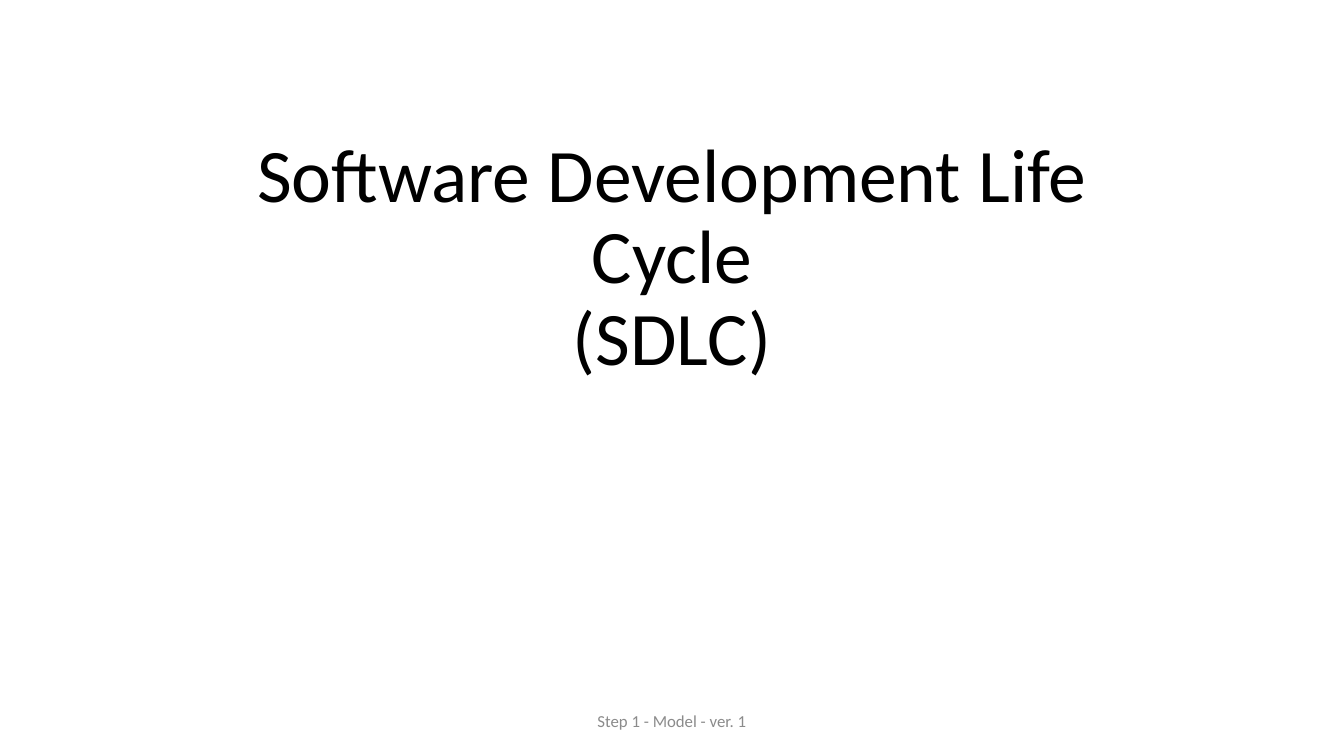
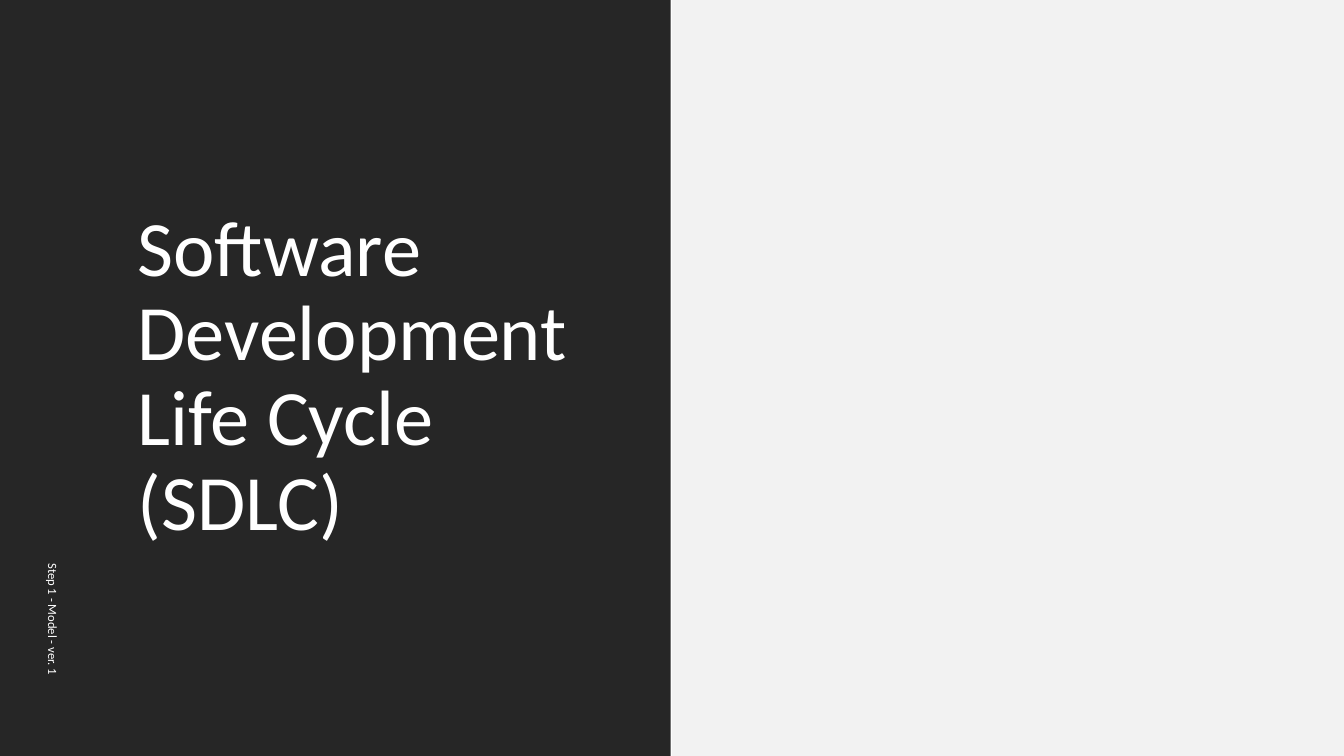
Before and after one commit to ext4dmin/DevOps-Mentorship, a slide deck: slide 3 of Step1-Model_presentation.pptx (slide 1 before the commit). Drawn at 1344x756 pixels with LibreOffice and Linux fonts; fonts in the diff are those of the drawing. Boxes give left, top, right and bottom in pixels: in the first picture for what was removed or moved away, otherwise in the second. Text is boxed around its words. In the diff, an @@ line names an element or a change of style, - is before the commit and + after.

Commit message:
Step 1. Model. <before editing>

```diff
--- a/Step1-Model_presentation.pptx
+++ b/Step1-Model_presentation.pptx
@@ rectangle added at (0,0,670,756), fill #262626 @@
@@ rectangle added at (673,0,1344,756), fill #F2F2F2 @@
@@ title "Software Development Life Cycle (SDLC)": place and size @@
-title "Software Development Life Cycle (SDLC)" at (257,149,1086,376)
+title "Software Development Life Cycle (SDLC)" at (137,222,566,541)
@@ title "Software Development Life Cycle (SDLC)" at (137,222,566,541): size 54 to 56 pt, text colour #000000 to #FFFFFF; alignment centre to left; vertical alignment bottom to middle @@
@@ text "Step 1 - Model - ...": place and size @@
-text "Step 1 - Model - ..." at (597,715,746,730)
+text "Step 1 - Model - ..." at (45,565,60,674)
@@ text "Step 1 - Model - ..." at (45,565,60,674): size 12 to 9 pt, text colour #8C8C8C to #FFFFFF; alignment centre to right; more space between paragraphs; rotation 0 to 90 degrees @@
```
Also in this commit, not shown: 34 slides added, 1 other file.
